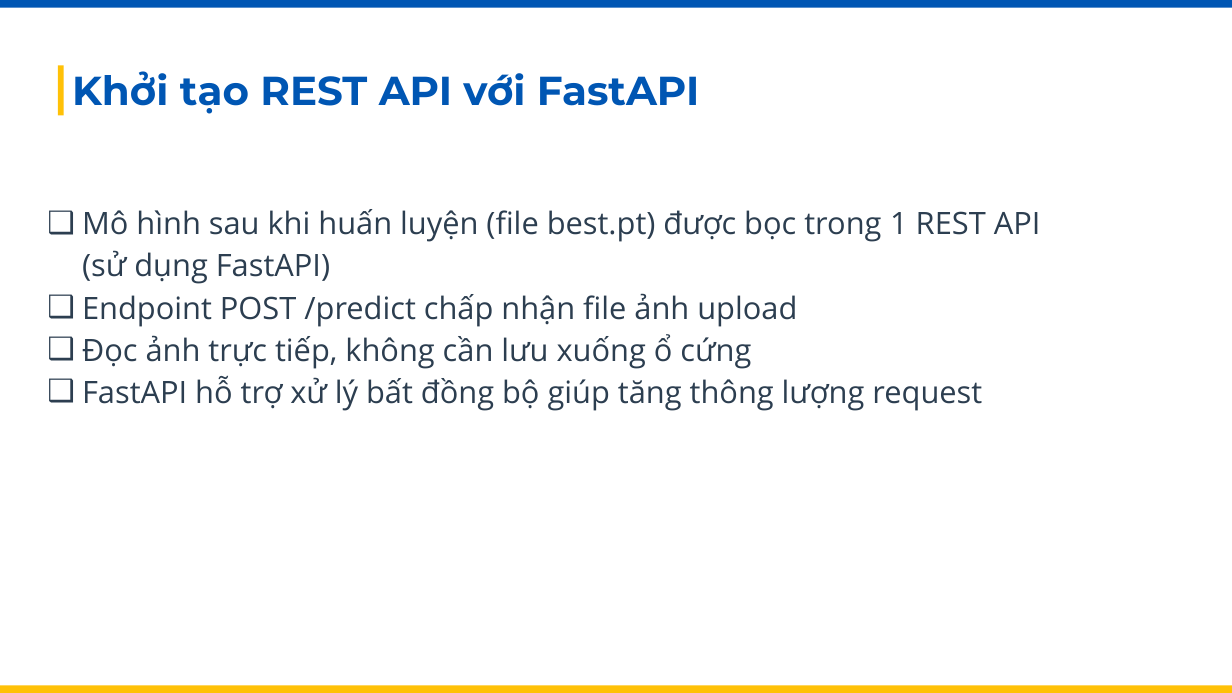
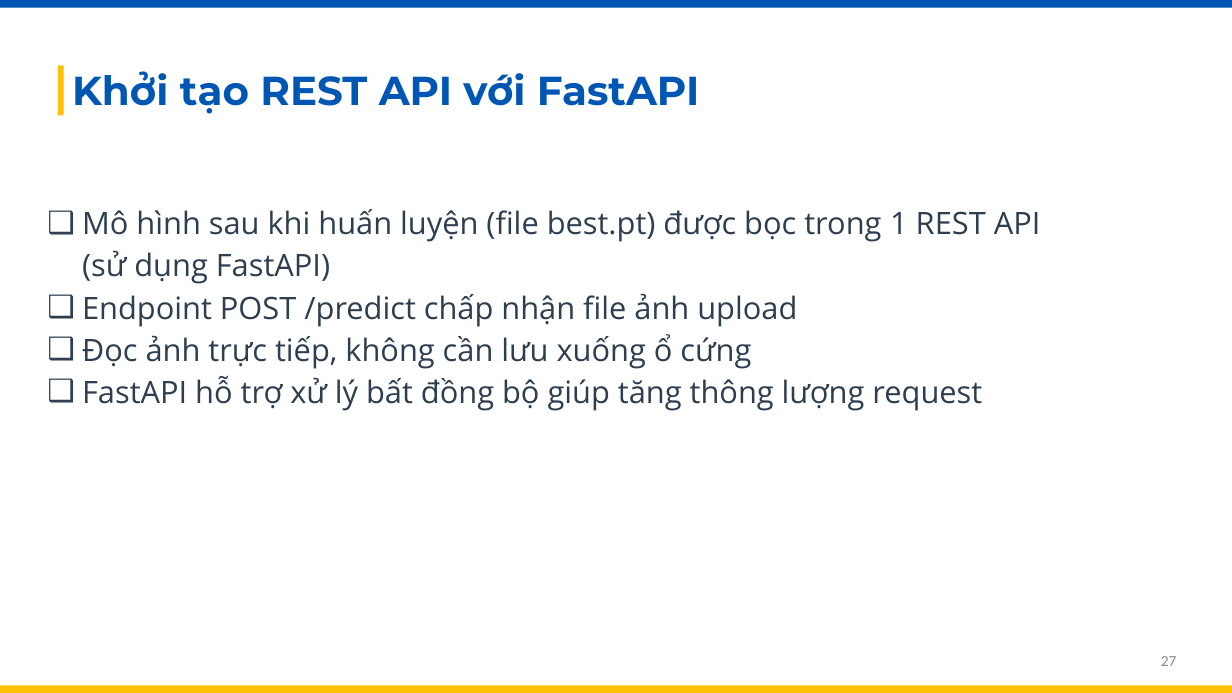
Before and after one commit to thuankhangho/btl-cloud, a slide deck: slide 27 of Phát hiện đối tượng có thể mở rộng với YOLOv5.pptx (slide 28 before the commit). Drawn at 1232x693 pixels with LibreOffice and Linux fonts; fonts in the diff are those of the drawing. Boxes give left, top, right and bottom in pixels: in the first picture for what was removed or moved away, otherwise in the second. Text is boxed around its words. In the diff, an @@ line names an element or a change of style, - is before the commit and + after.

```diff
--- a/Phát hiện đối tượng có thể mở rộng với YOLOv5.pptx
+++ b/Phát hiện đối tượng có thể mở rộng với YOLOv5.pptx
@@ page number added at [1161, 656, 1177, 666], 12 pt, text #8C8C8C @@
+27
```
Also in this commit, not shown: 34 other slides changed, 2 slides removed, 4 other files.
